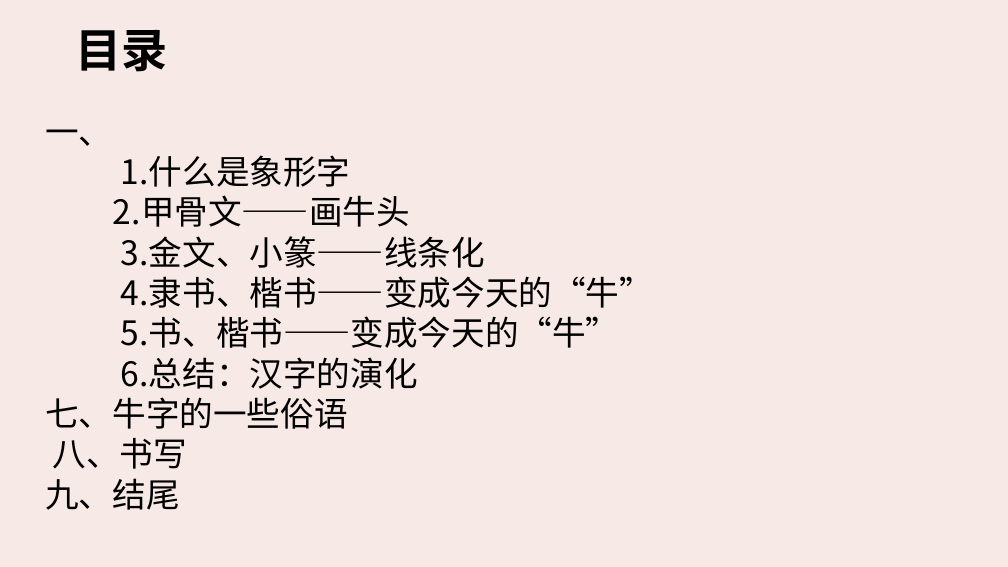
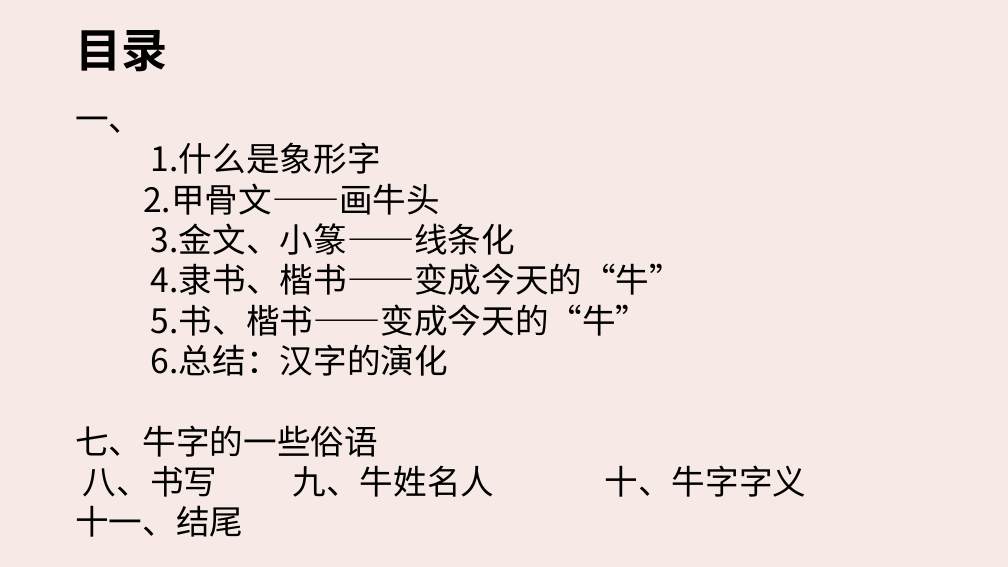
Before and after one commit to JiangmingLater/-1, a slide deck: slide 2 of 模板.pptx. Drawn at 1008x567 pixels with LibreOffice and Linux fonts; fonts in the diff are those of the drawing. Boxes give left, top, right and bottom in pixels: in the first picture for what was removed or moved away, otherwise in the second. Text is boxed around its words. In the diff, an @@ line names an element or a change of style, - is before the commit and + after.

```diff
--- a/模板.pptx
+++ b/模板.pptx
@@ text "一、" moved from (x1=45, y1=129, x2=653, y2=510) to (x1=75, y1=116, x2=807, y2=537) @@
@@ text at (x1=75, y1=465, x2=807, y2=537): text changed @@
-八、书写
-九、结尾
+八、书写 九、牛姓名人 十、牛字字义
+十一、结尾
```
Also in this commit, not shown: 3 other slides changed, 4 slides added, 6 other files.
